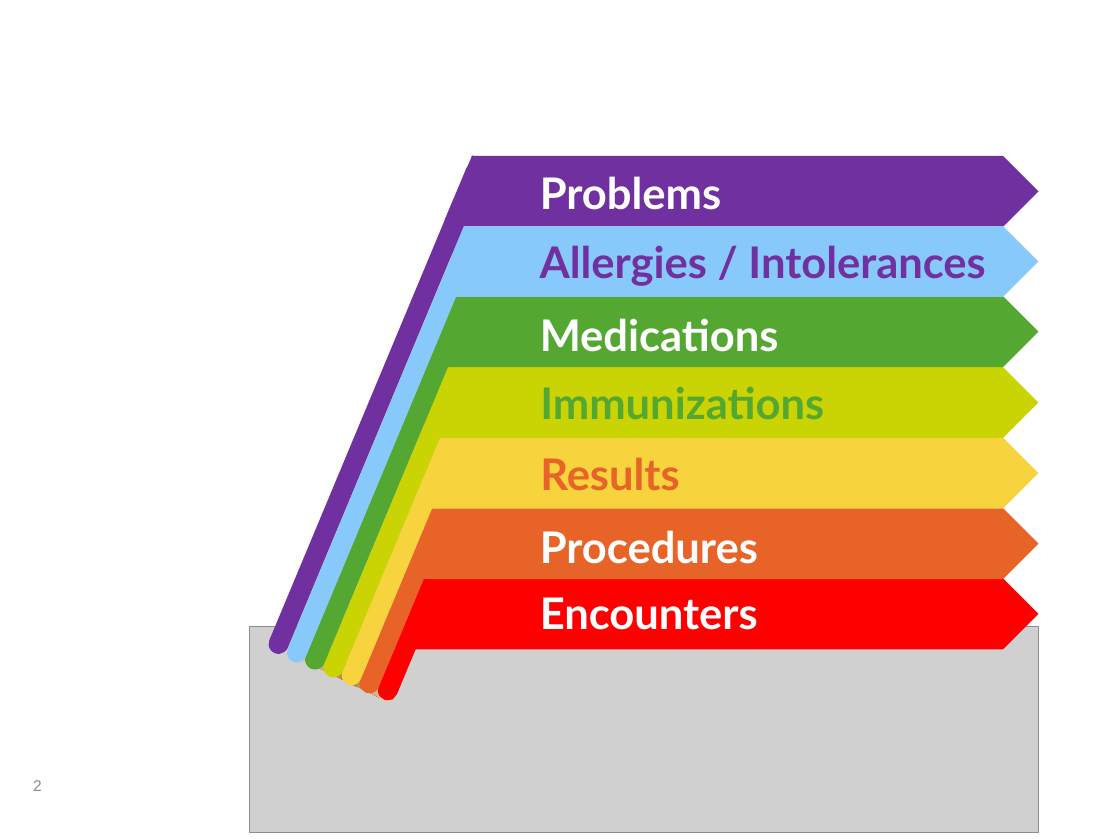
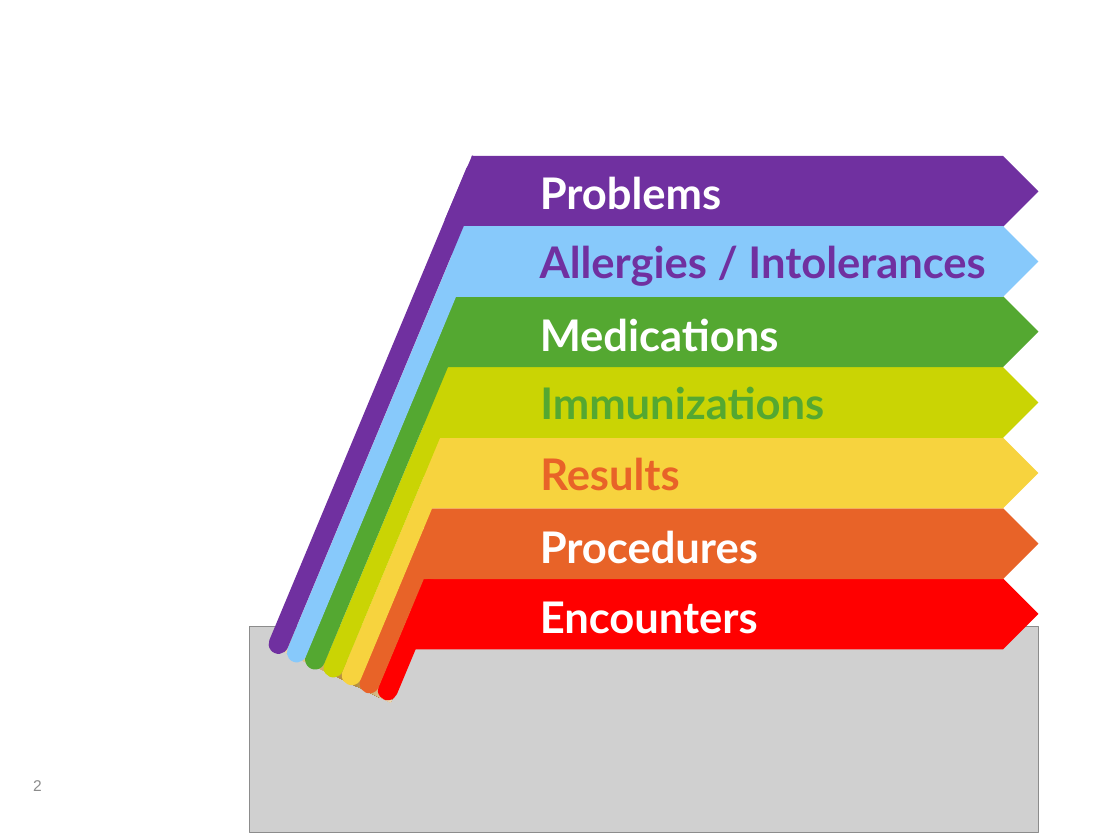
Before and after one commit to HL7/us-fhir-ps, a slide deck: slide 2 of US-PCS ballot images 2026.pptx. Drawn at 1120x840 pixels with LibreOffice and Linux fonts; fonts in the diff are those of the drawing; grey boxes stand for pictures. Boxes give left, top, right and bottom in pixels: in the first picture for what was removed or moved away, otherwise in the second. Text is boxed around its words. In the diff, an @@ line names an element or a change of style, - is before the commit and + after.

```diff
--- a/US-PCS ballot images 2026.pptx
+++ b/US-PCS ballot images 2026.pptx
@@ text "Encounters": place and size @@
-text "Encounters" at [540,597,758,630]
+text "Encounters" at [540,601,758,634]
```
Also in this commit, not shown: 1 other slide changed.
